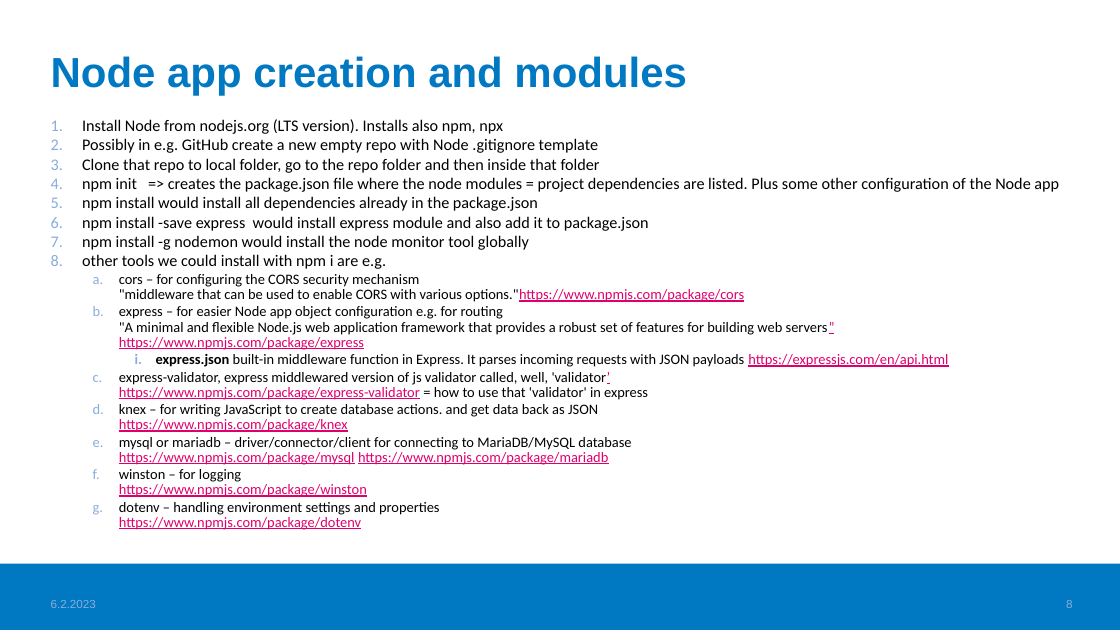
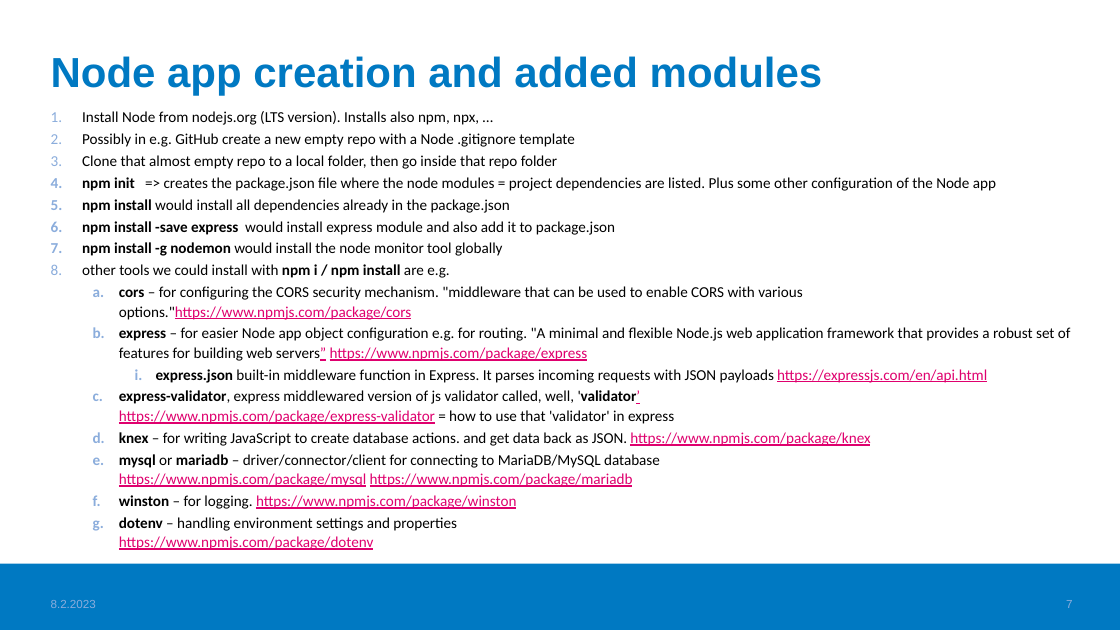
Before and after one commit to haagahelia/ohke-teknologiat, a slide deck: slide 7 of 05_es6_node/NodeJS_demo/02_nodejs/NodeJS.pptx (slide 8 before the commit). Drawn at 1120x630 pixels with LibreOffice and Linux fonts; fonts in the diff are those of the drawing; background and template pictures are left out. Boxes give left, top, right and bottom in pixels: in the first picture for what was removed or moved away, otherwise in the second. Text is boxed around its words. In the diff, an @@ line names an element or a change of style, - is before the commit and + after.

Commit message:
Node.js explanation expanded with e.g. middlewares

```diff
--- a/05_es6_node/NodeJS_demo/02_nodejs/NodeJS.pptx
+++ b/05_es6_node/NodeJS_demo/02_nodejs/NodeJS.pptx
@@ title at (x1=51, y1=56, x2=823, y2=96): text changed @@
-Node app creation and modules
+Node app creation and added modules
@@ text "Install Node from nodejs.org (LTS ..." moved from (x1=82, y1=119, x2=1059, y2=530) to (x1=82, y1=111, x2=1071, y2=550) @@
@@ text at (x1=82, y1=111, x2=575, y2=169): text changed; size 13.9 to 13 pt @@
-1. Install Node from nodejs.org (LTS version). Installs also npm, npx
-2. Possibly in e.g. GitHub create a new empty repo with Node .gitignore template
-3. Clone that repo to local folder, go to the repo folder and then inside that folder
+1. Install Node from nodejs.org (LTS version). Installs also npm, npx, …
+2. Possibly in e.g. GitHub create a new empty repo with a Node .gitignore template
+3. Clone that almost empty repo to a local folder, then go inside that repo folder
@@ text at (x1=82, y1=177, x2=996, y2=550): size 13.9 to 13 pt in "npm init => creates the package.json file ...", "npm install would install all dependencies already ...", "npm install -save express would install express ...", "npm install -g nodemon would install the ..."; bold on in "npm init", "npm install", "npm install -save express", "npm install -g nodemon" and 3 more places; size 12.4 to 13 pt in "express.json built-in middleware function in Express. It ...", "express-validator, express middlewared version of js validat ...", "mysql or mariadb – driver/connector/client for connecting ...", "dotenv – handling environment settings and properties ..."; line spacing 0.87 to 1.07 @@
@@ text at (x1=82, y1=264, x2=1071, y2=361): text changed; size 12.4 to 13 pt @@
-8. other tools we could install with npm i are e.g.
-  a. cors – for configuring the CORS security mechanism
-     "middleware that can be used to enable CORS with various options."https://www.npmjs.com/package/cors
-  b. express – for easier Node app object configuration e.g. for routing
-     "A minimal and flexible Node.js web application framework that provides a robust set of features for building web servers”
-     https://www.npmjs.com/package/express
+8. other tools we could install with npm i / npm install are e.g.
+  a. cors – for configuring the CORS security mechanism. "middleware that can be used to enable CORS with various options."https://www.npmjs.com/package/cors
+  b. express – for easier Node app object configuration e.g. for routing. "A minimal and flexible Node.js web application framework that provides a robust set of features for building web servers” https://www.npmjs.com/package/express
@@ text at (x1=119, y1=432, x2=870, y2=446): text changed; size 12.4 to 13 pt @@
-  d. knex – for writing JavaScript to create database actions. and get data back as JSON
-     https://www.npmjs.com/package/knex
+  d. knex – for writing JavaScript to create database actions. and get data back as JSON. https://www.npmjs.com/package/knex
@@ text at (x1=119, y1=495, x2=516, y2=509): text changed; size 12.4 to 13 pt @@
-  f. winston – for logging
-     https://www.npmjs.com/package/winston
+  f. winston – for logging. https://www.npmjs.com/package/winston
@@ page number at (x1=1066, y1=600, x2=1072, y2=608): text changed @@
-8
+7
```
Also in this commit, not shown: 6 other slides changed, 5 slides added, 1 slide removed, 1 other file.
